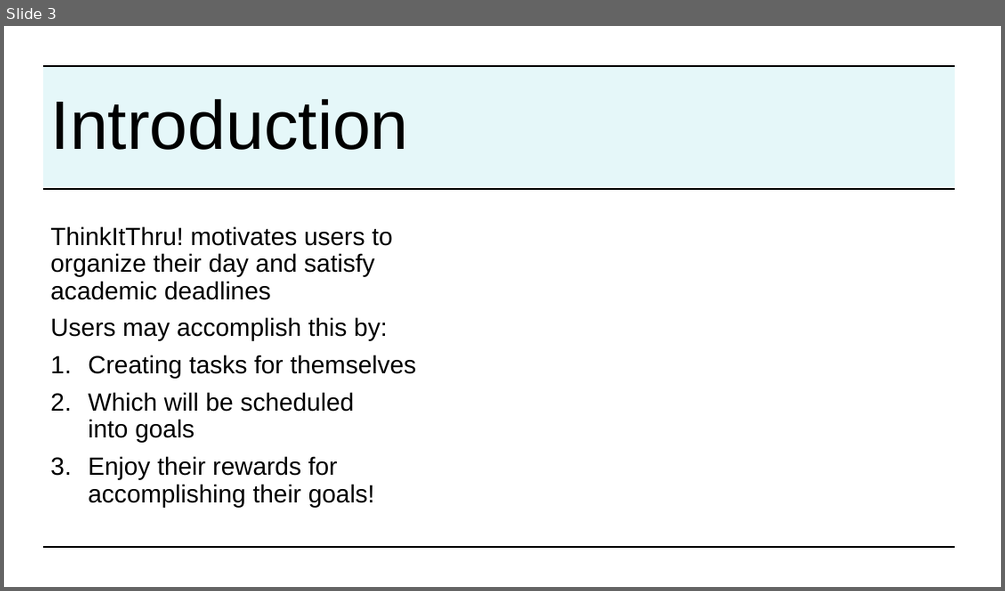
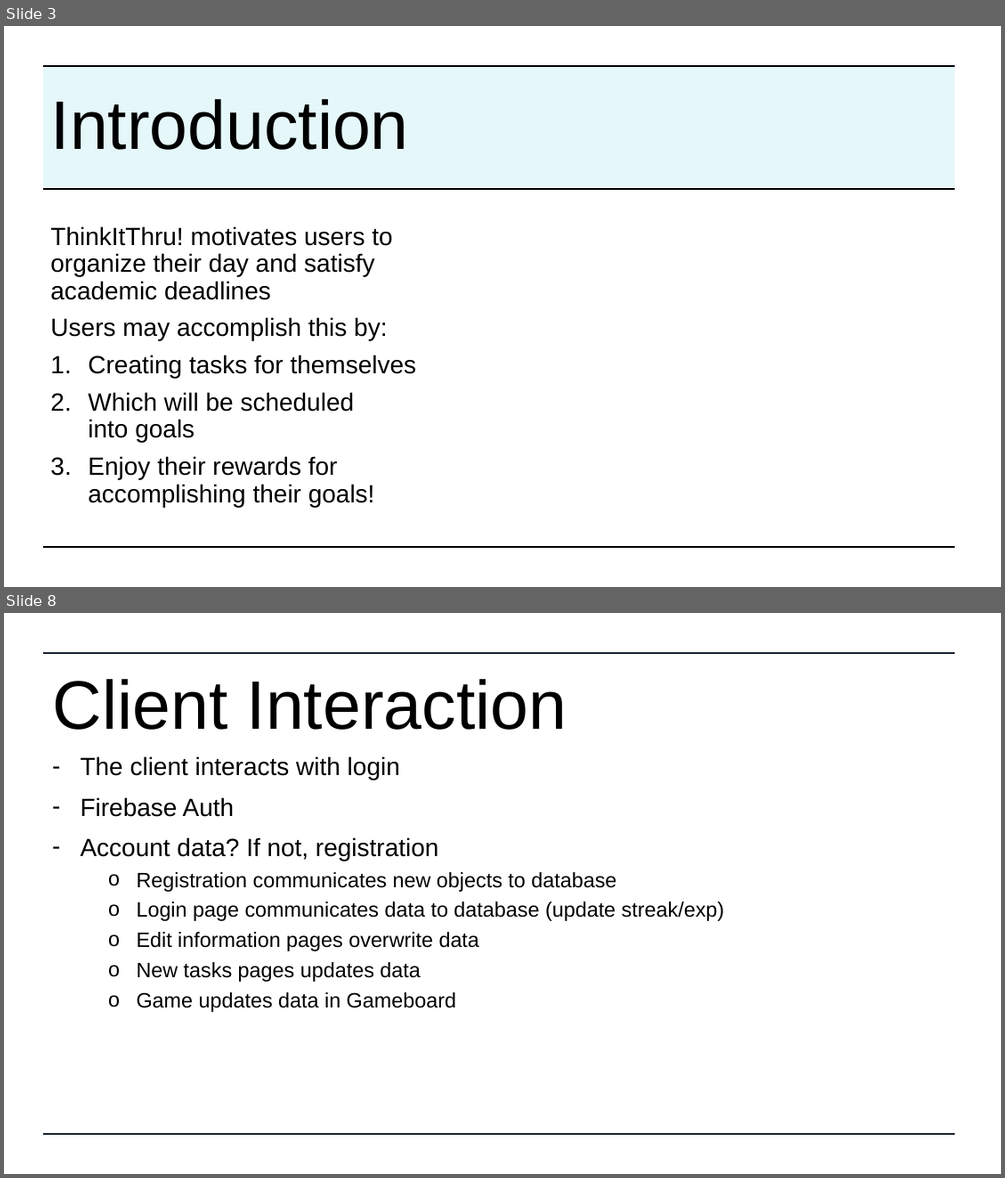
Before and after one commit to lwright249/ThinkItThru, a slide deck: Documentation/DiagramPresentation.pptx. Shown one above the other, each under a label of ours: slide 3 before the commit, slides 3 and 8 after it; the slides between them are not shown. The pictures are 1005x591 and 1005x1178 pixels, drawn with LibreOffice and Linux fonts; fonts in the diff are those of the drawing; background and template pictures are left out. Boxes give left, top, right and bottom in pixels: in the first picture for what was removed or moved away, otherwise in the second. Text is boxed around its words. In the diff, an @@ line names an element or a change of style, - is before the commit and + after.

```diff
--- a/Documentation/DiagramPresentation.pptx
+++ b/Documentation/DiagramPresentation.pptx
@@ slide 8 added at (4,613,1001,1174), background #FFFFFF @@
@@ line added from (44, 653) to (955, 653), #182230 2.25 pt @@
@@ text added at (53,679,566,730), 66 pt, text #000000 @@
+Client Interaction
@@ text added at (81,756,725,1012), 20 pt, text #000000 @@
+– The client interacts with login
+– Firebase Auth
+– Account data? If not, registration
+  o Registration communicates new objects to database
+  o Login page communicates data to database (update streak/exp)
+  o Edit information pages overwrite data
+  o New tasks pages updates data
+  o Game updates data in Gameboard
@@ line added from (44, 1134) to (955, 1134), #182230 2.25 pt @@
```
Also in this commit, not shown: 1 slide changed, 4 other slides added, 7 slides removed.
